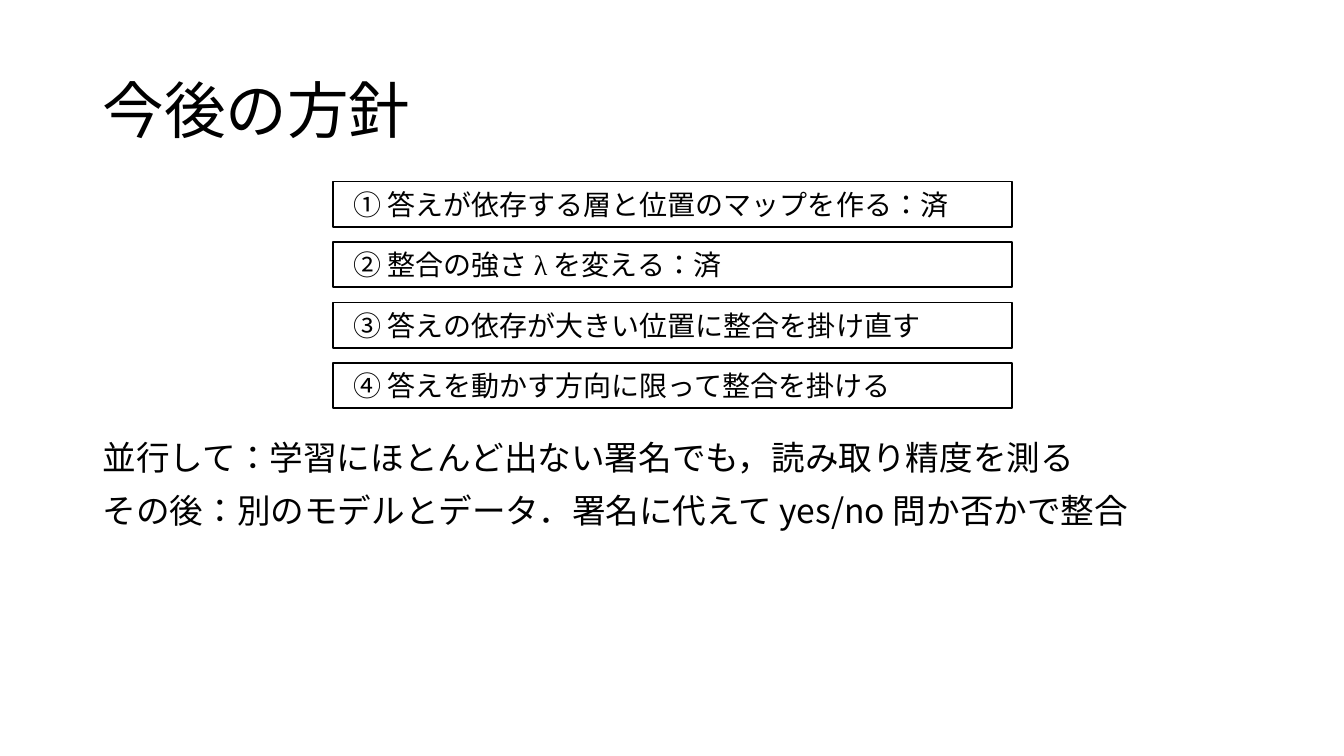
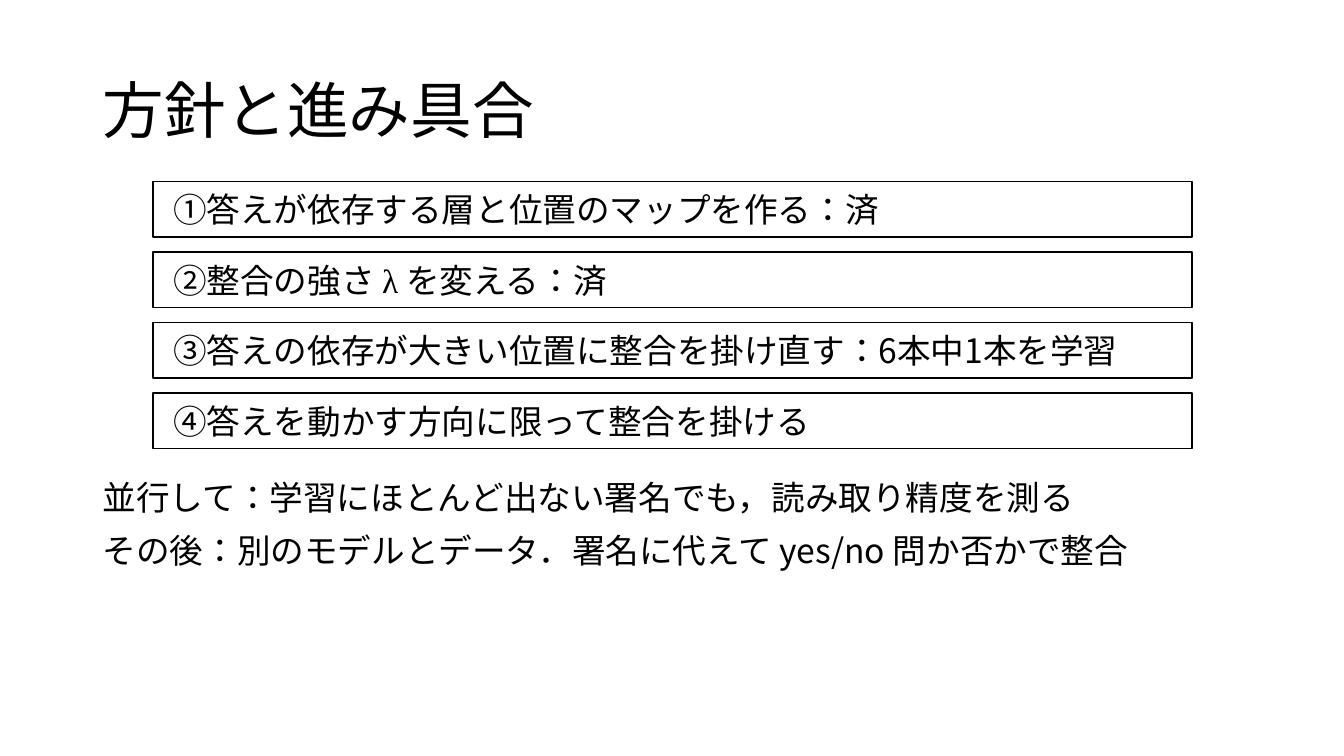
Before and after one commit to tomoking2004/taskalign, a slide deck: slide 5 of presentations/20261127_進捗報告.pptx (slide 4 before the commit). Drawn at 1344x756 pixels with LibreOffice and Linux fonts; fonts in the diff are those of the drawing. Boxes give left, top, right and bottom in pixels: in the first picture for what was removed or moved away, otherwise in the second. Text is boxed around its words. In the diff, an @@ line names an element or a change of style, - is before the commit and + after.

Commit message:
docs: finish the 27 November progress report
The deck gains three slides: what was done since the last report, the
group differences at layer 16's six positions with their intervals,
and a closing summary with the next step. The reading of the layers no
longer says the drop is specific to layer 16, since layer 24 falls too.
② now reads the answer accuracy, and ③ names where the alignment is
applied and how many of its six runs are trained, counted from the
files git tracks. Latin words and Japanese are spaced as
principles.md §3 asks.

Where the research document only describes a result, the script picks
its sentence by the same test the document used; README now says so.
The deck's numbers were recomputed from analyses/ apart from the
script, and none differed.

```diff
--- a/presentations/20261127_進捗報告.pptx
+++ b/presentations/20261127_進捗報告.pptx
@@ title at (102,81,533,138): text changed @@
-今後の方針
+方針と進み具合
@@ rectangle added at (153,181,1192,237), outline #000000 1.25 pt, 24 pt, text #000000 @@
+①答えが依存する層と位置のマップを作る：済
@@ rectangle removed at (333,181,1012,227) @@
-① 答えが依存する層と位置のマップを作る：済
@@ rectangle "②整合の強さ λ を変える：済": place and size @@
-rectangle "②整合の強さ λ を変える：済" at (333,242,1012,287)
+rectangle "②整合の強さ λ を変える：済" at (153,252,1192,308)
@@ text in rectangle at (173,264,607,296): text changed; size 20 to 24 pt @@
-② 整合の強さ λ を変える：済
+②整合の強さ λ を変える：済
@@ rectangle added at (153,323,1192,378), outline #000000 1.25 pt, 24 pt, text #000000 @@
+③答えの依存が大きい位置に整合を掛け直す：6本中1本を学習
@@ rectangle removed at (333,302,1012,348) @@
-③ 答えの依存が大きい位置に整合を掛け直す
@@ rectangle removed at (333,363,1012,408) @@
-④ 答えを動かす方向に限って整合を掛ける
@@ rectangle added at (153,393,1192,449), outline #000000 1.25 pt, 24 pt, text #000000 @@
+④答えを動かす方向に限って整合を掛ける
@@ text "並行して：学習にほとんど出ない署名でも，読み取り精度を測る": place and size @@
-text "並行して：学習にほとんど出ない署名でも，読み取り精度を測る" at (103,441,1128,531)
+text "並行して：学習にほとんど出ない署名でも，読み取り精度を測る" at (103,481,1128,571)
```
Also in this commit, not shown: 10 other slides changed, 3 slides added, 2 other files.
